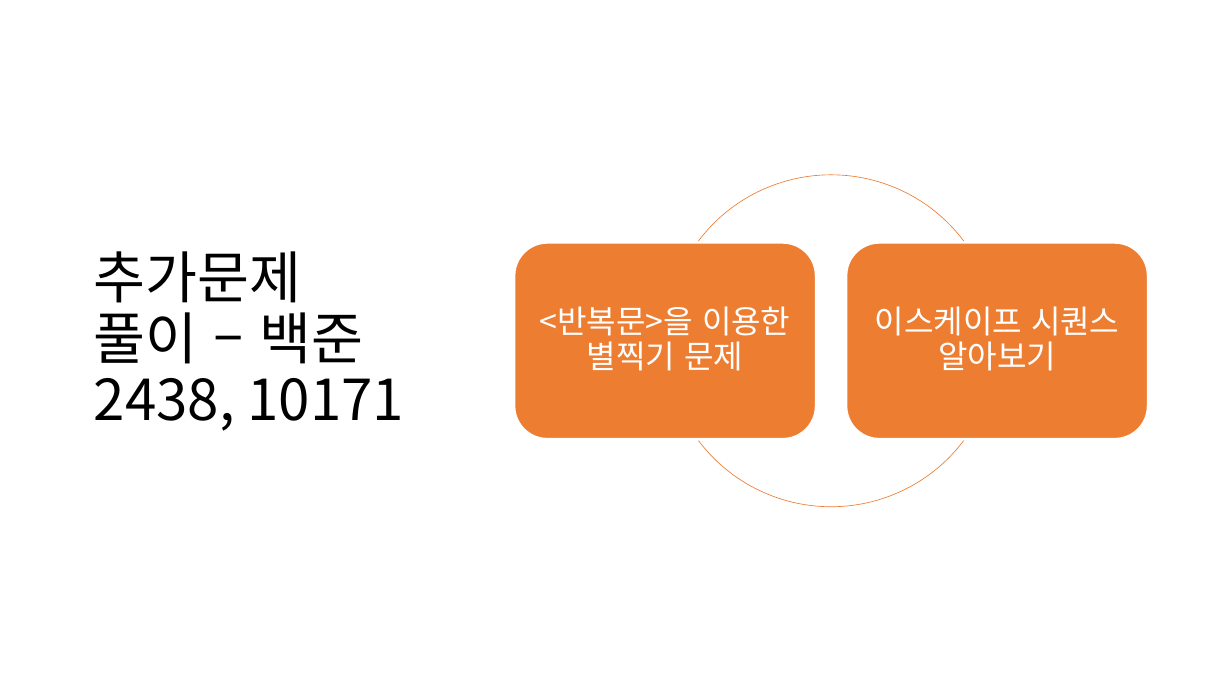
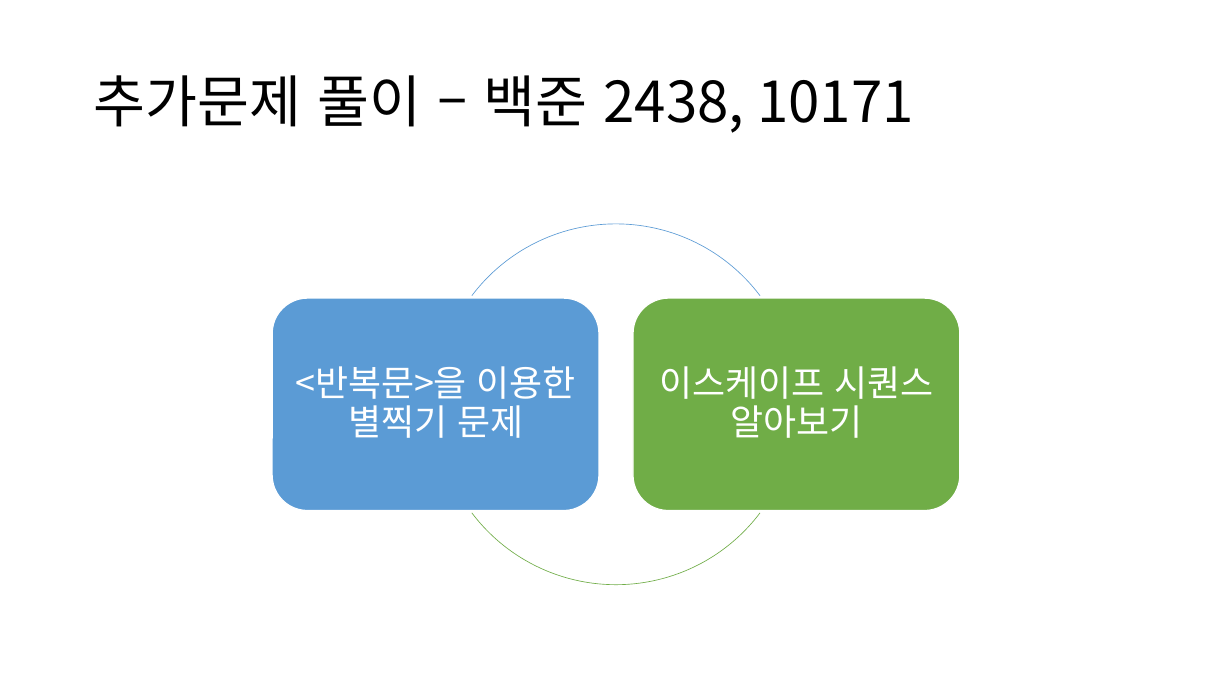
Before and after one commit to kjh99660/Study_powerpoint, a slide deck: slide 3 of c# 스터디 2주 차.pptx. Drawn at 1232x693 pixels with LibreOffice and Linux fonts; fonts in the diff are those of the drawing. Boxes give left, top, right and bottom in pixels: in the first picture for what was removed or moved away, otherwise in the second. Text is boxed around its words. In the diff, an @@ line names an element or a change of style, - is before the commit and + after.

Commit message:
1,2주차 스터디 ppt 내용 수정 개용 내용 추가

```diff
--- a/c# 스터디 2주 차.pptx
+++ b/c# 스터디 2주 차.pptx
@@ title "추가문제 풀이 – 백준 2438, ..." rewrapped from box(94, 251, 405, 431) to box(94, 75, 914, 133) @@
@@ group removed at box(515, 175, 1147, 506): 2 rounded rectangles, 2 freeform shapes @@
@@ group added at box(273, 224, 960, 585): 2 rounded rectangles, 2 freeform shapes @@
@@ text "<반복문>을 이용한 별찍기 문제" at box(295, 366, 576, 438): size 25 to 28 pt; more space between paragraphs @@
@@ text "<반복문>을 이용한 별찍기 문제": place and size @@
-text "<반복문>을 이용한 별찍기 문제" at box(540, 306, 790, 371)
+text "<반복문>을 이용한 별찍기 문제" at box(295, 366, 576, 438)
@@ text "이스케이프 시퀀스 알아보기": place and size @@
-text "이스케이프 시퀀스 알아보기" at box(875, 306, 1119, 371)
+text "이스케이프 시퀀스 알아보기" at box(659, 366, 933, 438)
@@ text "이스케이프 시퀀스 알아보기" at box(659, 366, 933, 438): size 25 to 28 pt; more space between paragraphs @@
```
Also in this commit, not shown: 7 other slides changed, 3 slides added, 4 other files.
